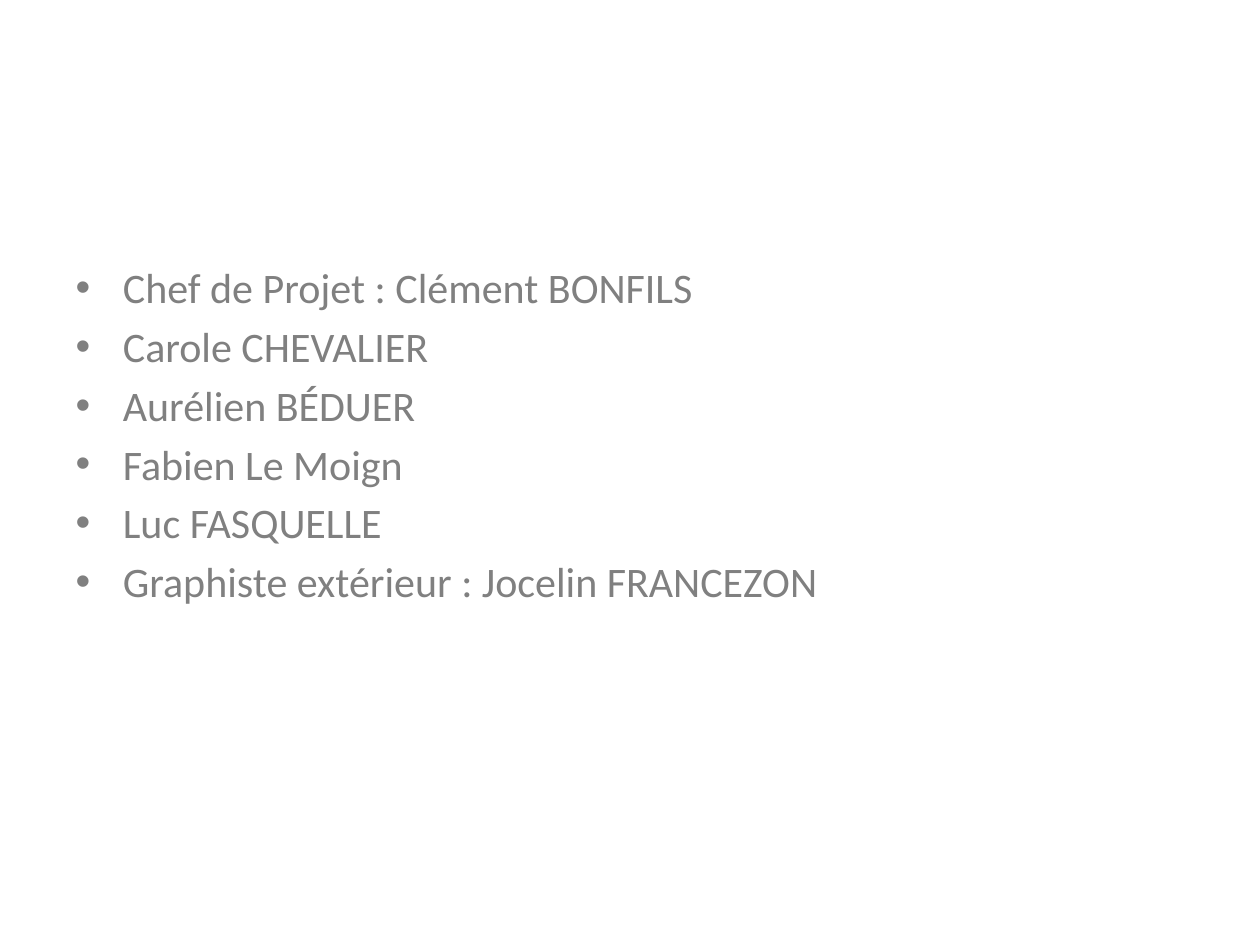
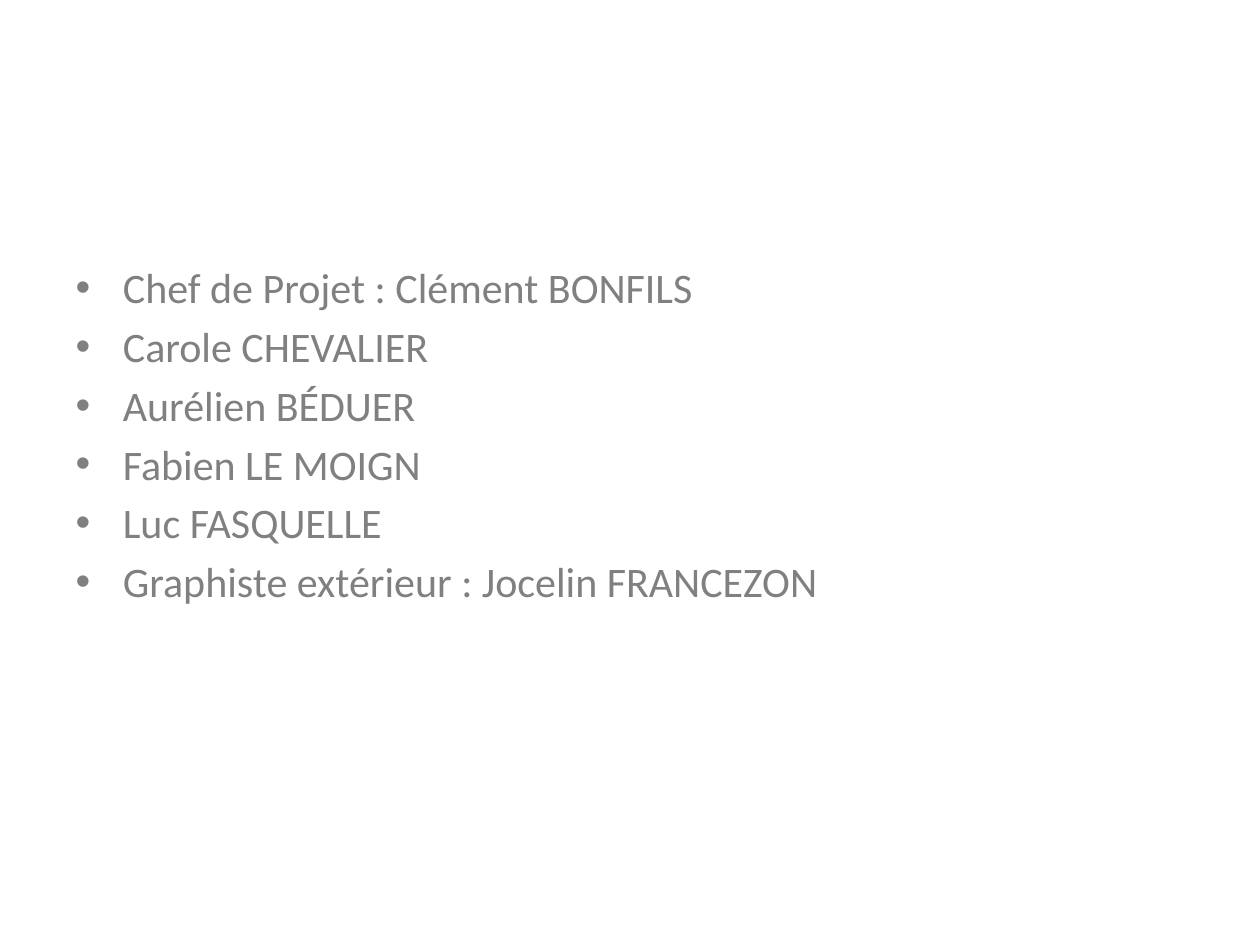
Before and after one commit to Riges/eip-silverlight, a slide deck: slide 3 of Docs/eip 10.09.11/myNETwork.pptx. Drawn at 1260x945 pixels with LibreOffice and Linux fonts; fonts in the diff are those of the drawing; background and template pictures are left out. Boxes give left, top, right and bottom in pixels: in the first picture for what was removed or moved away, otherwise in the second. Text is boxed around its words. In the diff, an @@ line names an element or a change of style, - is before the commit and + after.

```diff
--- a/Docs/eip 10.09.11/myNETwork.pptx
+++ b/Docs/eip 10.09.11/myNETwork.pptx
@@ text at (123,451,421,480): text changed @@
-• Fabien Le Moign
+• Fabien LE MOIGN
```
Also in this commit, not shown: 8 other slides changed.
